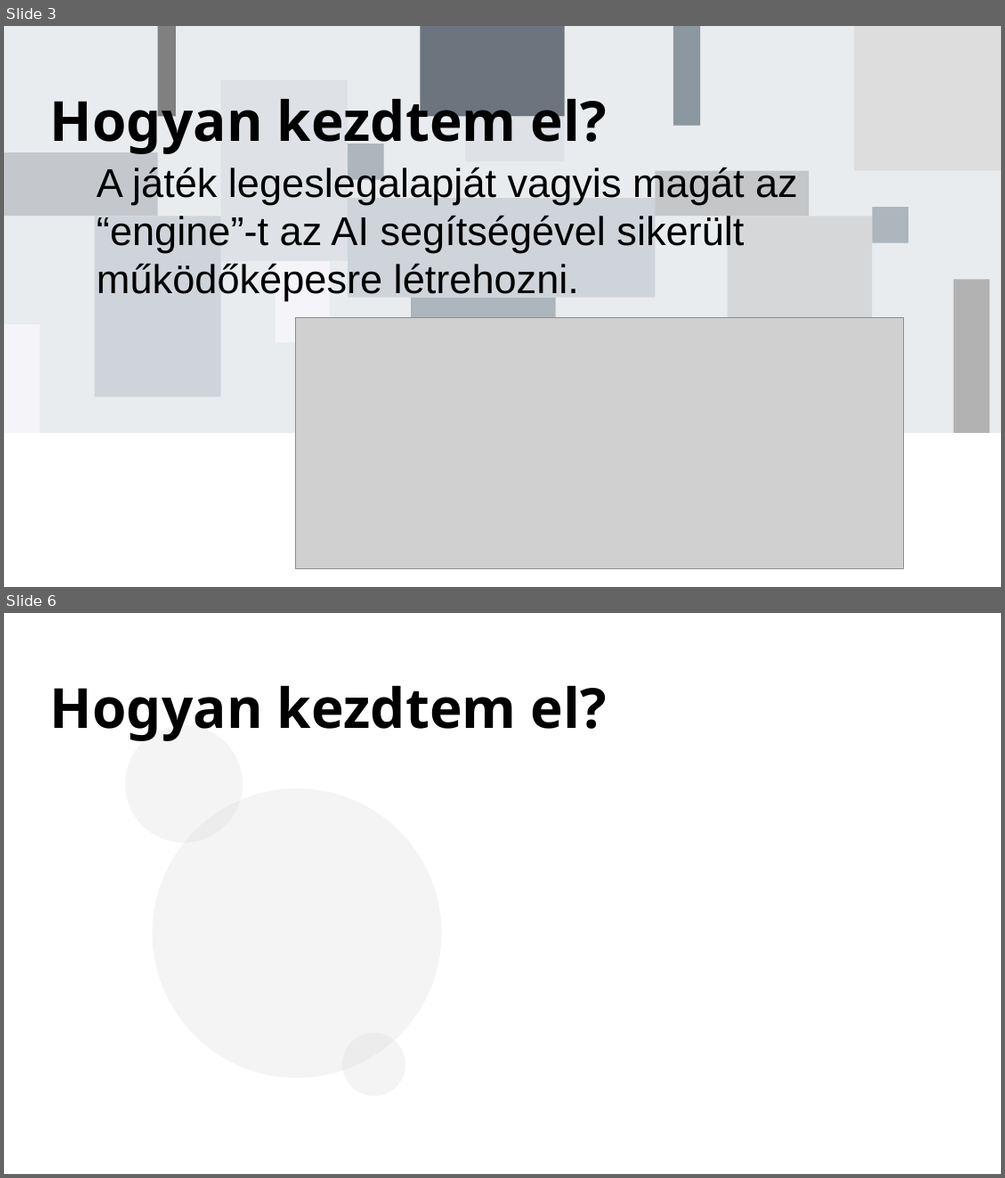
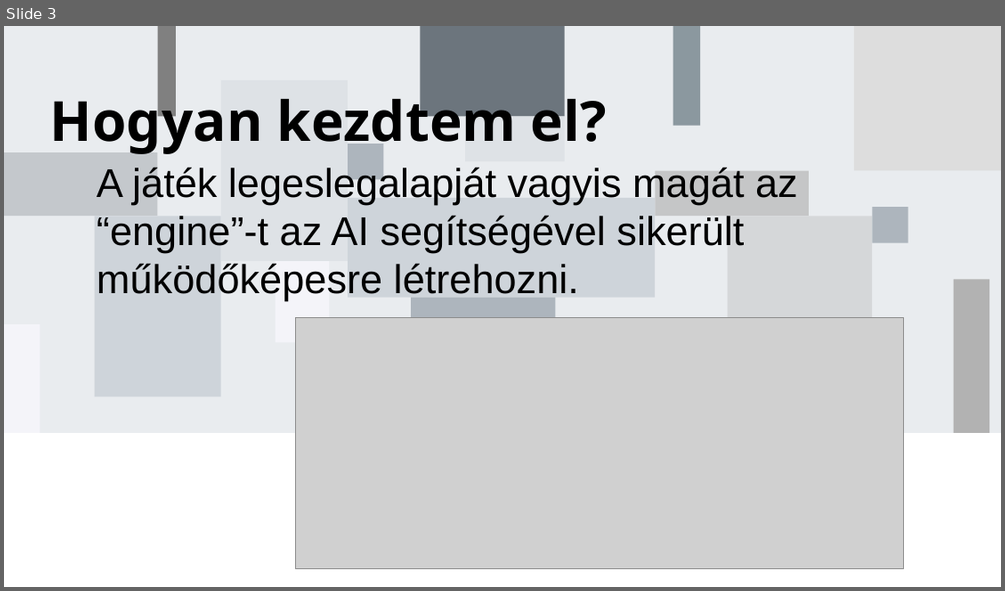
Before and after one commit to badam-dev/lvl_devil, a slide deck: lvl-devil.pptx. Shown one above the other, each under a label of ours: slides 3 and 6 before the commit, slide 3 after it; the slides between them are not shown. The pictures are 1005x1178 and 1005x591 pixels, drawn with LibreOffice and Linux fonts; fonts in the diff are those of the drawing; grey boxes stand for pictures; background and template pictures are left out. Boxes give left, top, right and bottom in pixels: in the first picture for what was removed or moved away, otherwise in the second. Text is boxed around its words. In the diff, an @@ line names an element or a change of style, - is before the commit and + after.

```diff
--- a/lvl-devil.pptx
+++ b/lvl-devil.pptx
@@ slide 6 removed at bbox=[4, 613, 1001, 1174], background #FFFFFF @@
@@ title removed at bbox=[50, 685, 607, 741] @@
-Hogyan kezdtem el?
@@ ellipse removed at bbox=[125, 725, 243, 843] @@
@@ ellipse removed at bbox=[153, 788, 442, 1078] @@
@@ ellipse removed at bbox=[342, 1033, 405, 1096] @@
```
Also in this commit, not shown: 1 slide changed, 5 slides added, 8 other slides removed, 6 other files.
